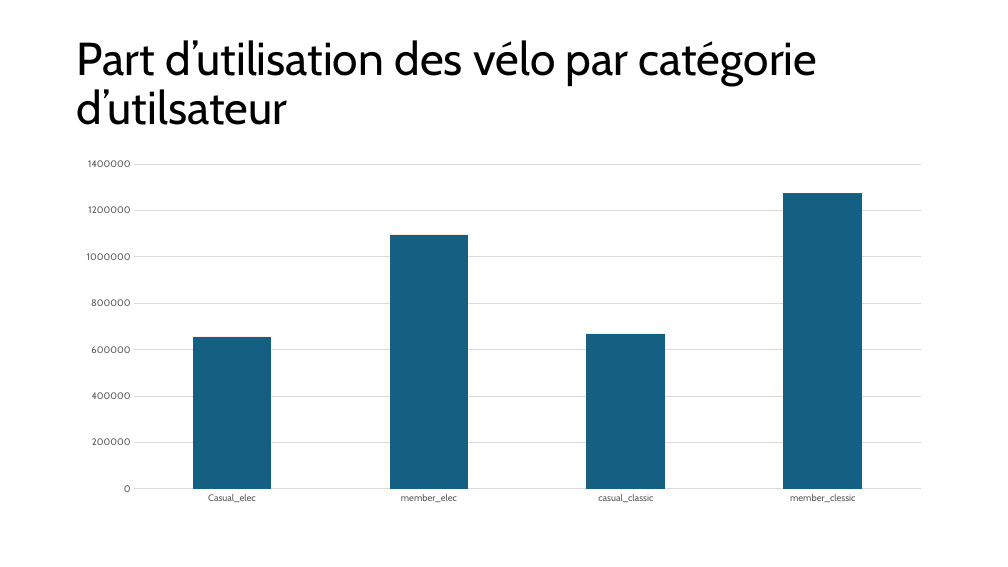
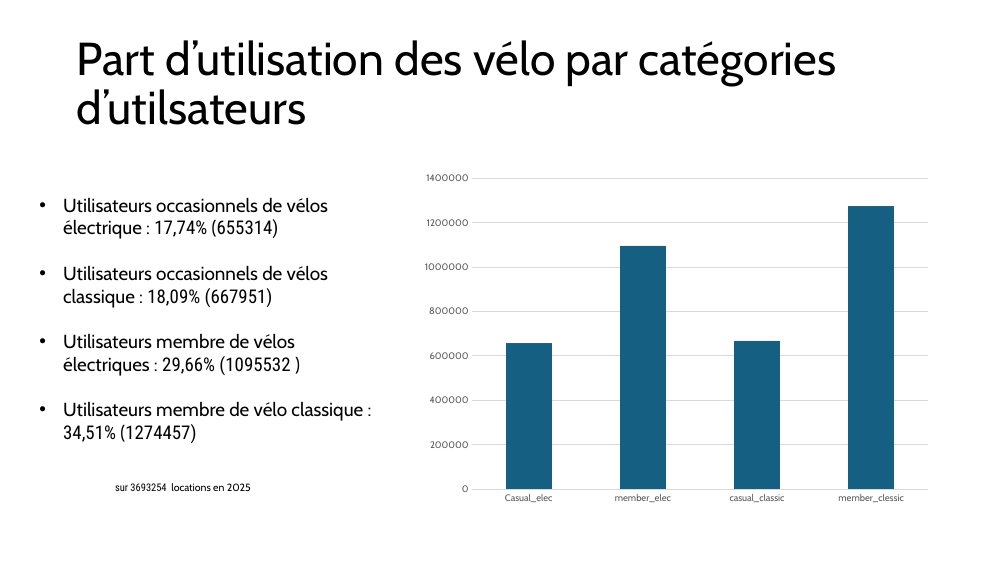
Before and after one commit to Loic0427/Data_etudes_de_cas, a slide deck: slide 7 of Velo en libre service/Etude_de_cas_cyclistic.pptx. Drawn at 1008x567 pixels with LibreOffice and Linux fonts; fonts in the diff are those of the drawing. Boxes give left, top, right and bottom in pixels: in the first picture for what was removed or moved away, otherwise in the second. Text is boxed around its words. In the diff, an @@ line names an element or a change of style, - is before the commit and + after.

```diff
--- a/Velo en libre service/Etude_de_cas_cyclistic.pptx
+++ b/Velo en libre service/Etude_de_cas_cyclistic.pptx
@@ title at [77,40,837,125]: text changed @@
-Part d’utilisation des vélo par catégorie d’utilsateur
+Part d’utilisation des vélo par catégories d’utilsateurs
@@ column stacked chart: place and size @@
-column stacked chart at [70,151,939,511]
+column stacked chart at [414,166,939,511]
@@ text added at [63,197,363,491], 18 pt, text #000000 @@
+• Utilisateurs occasionnels de vélos électrique : 17,74% (655314)
+• Utilisateurs occasionnels de vélos classique : 18,09% (667951)
+• Utilisateurs membre de vélos électriques : 29,66% (1095532 )
+• Utilisateurs membre de vélo classique : 34,51% (1274457)
+sur 3693254 locations en 2025
```
Also in this commit, not shown: 8 other slides changed, 4 slides added, 7 other files.
